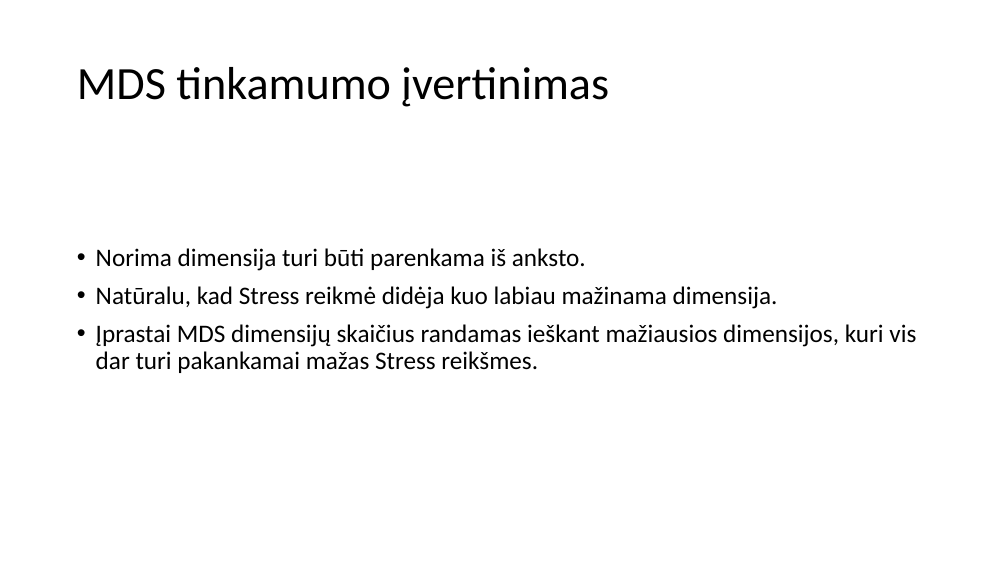
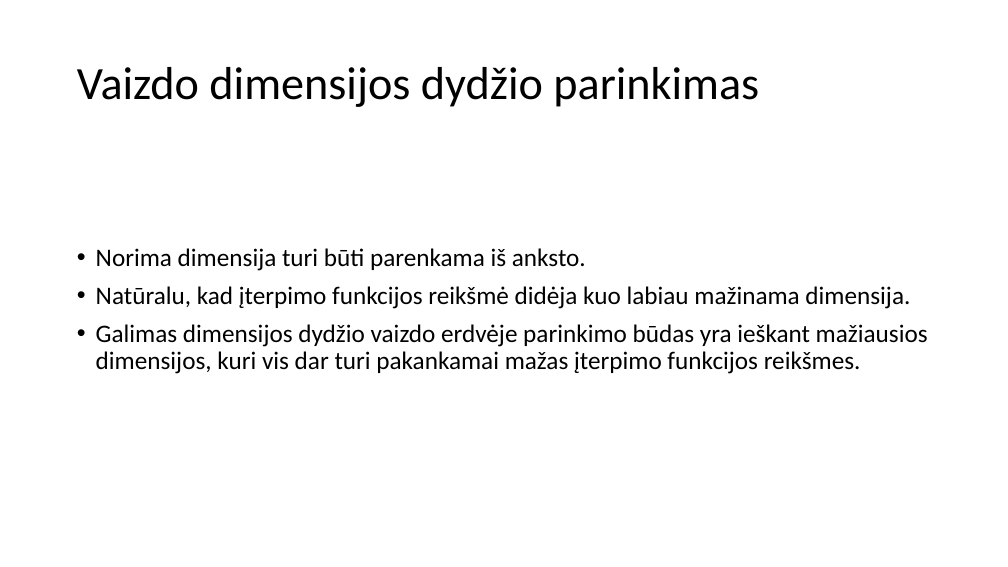
Before and after one commit to dovmar/PDVS, a slide deck: slide 21 of MDS/MDS_pristatymas.pptx (slide 20 before the commit). Drawn at 1008x567 pixels with LibreOffice and Linux fonts; fonts in the diff are those of the drawing. Boxes give left, top, right and bottom in pixels: in the first picture for what was removed or moved away, otherwise in the second. Text is boxed around its words. In the diff, an @@ line names an element or a change of style, - is before the commit and + after.

```diff
--- a/MDS/MDS_pristatymas.pptx
+++ b/MDS/MDS_pristatymas.pptx
@@ title at (77, 67, 759, 107): text changed @@
-MDS tinkamumo įvertinimas
+Vaizdo dimensijos dydžio parinkimas
@@ text at (96, 286, 928, 374): text changed @@
-• Natūralu, kad Stress reikmė didėja kuo labiau mažinama dimensija.
-• Įprastai MDS dimensijų skaičius randamas ieškant mažiausios dimensijos, kuri vis dar turi pakankamai mažas Stress reikšmes.
+• Natūralu, kad įterpimo funkcijos reikšmė didėja kuo labiau mažinama dimensija.
+• Galimas dimensijos dydžio vaizdo erdvėje parinkimo būdas yra ieškant mažiausios dimensijos, kuri vis dar turi pakankamai mažas įterpimo funkcijos reikšmes.
```
Also in this commit, not shown: 10 other slides changed, 5 slides added, 3 slides removed, 3 other files.
